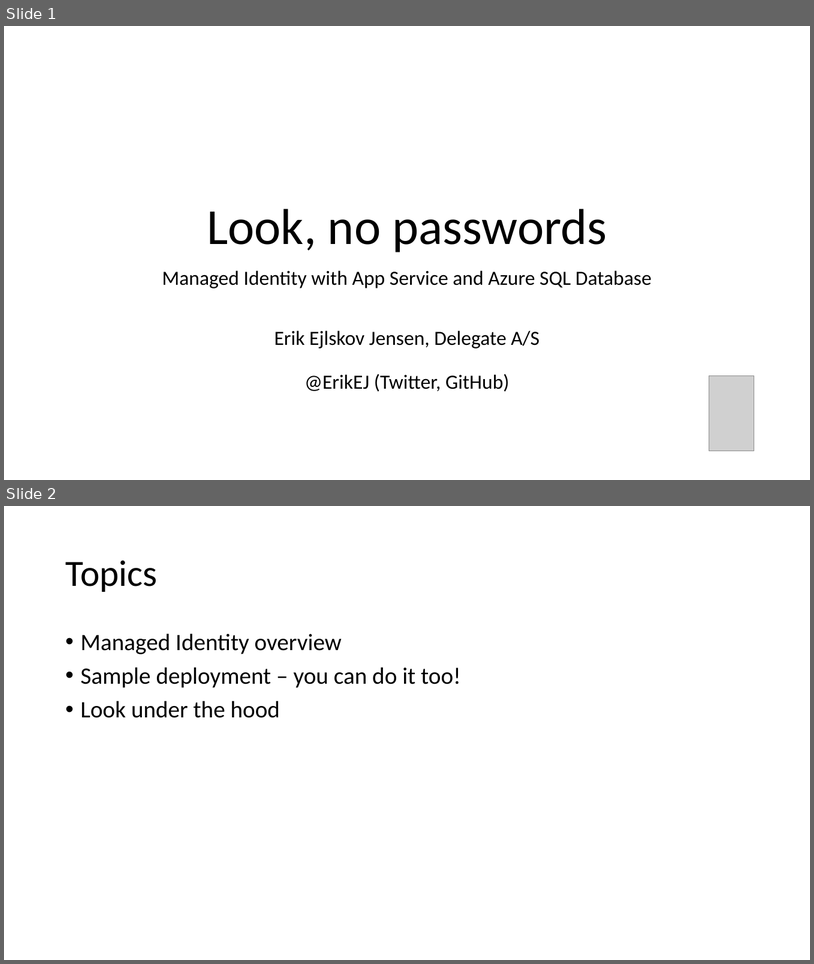
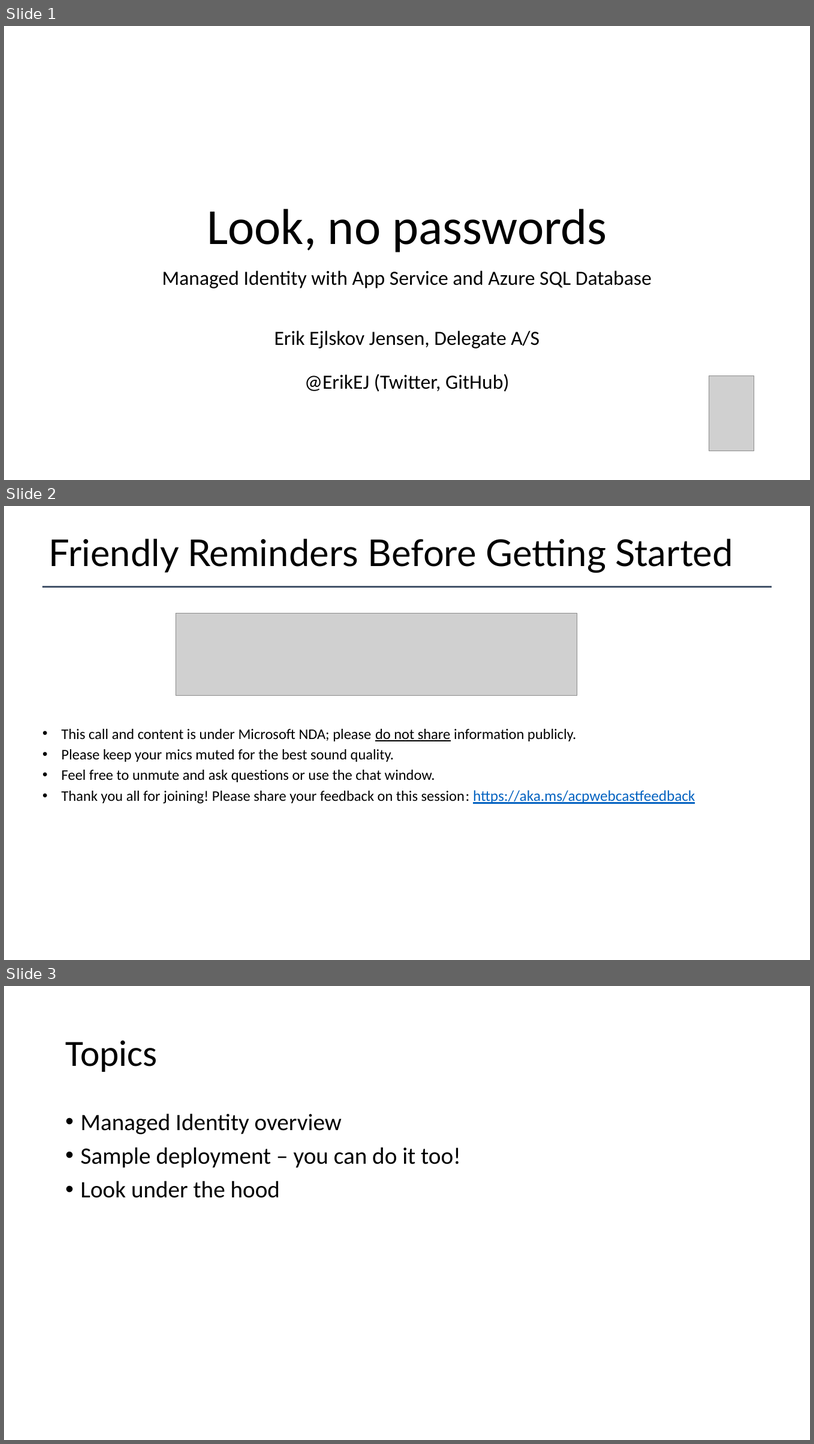
Before and after one commit to ErikEJ/CloudBurstDemo, a slide deck: ManagedIdentity.pptx. Shown one above the other, each under a label of ours: slides 1 and 2 before the commit, slides 1, 2 and 3 after it. The pictures are 814x964 and 814x1444 pixels, drawn with LibreOffice and Linux fonts; fonts in the diff are those of the drawing; grey boxes stand for pictures. Boxes give left, top, right and bottom in pixels: in the first picture for what was removed or moved away, otherwise in the second. Text is boxed around its words. In the diff, an @@ line names an element or a change of style, - is before the commit and + after.

Commit message:
Add NDA

```diff
--- a/ManagedIdentity.pptx
+++ b/ManagedIdentity.pptx
@@ slide 2 added at <box>4,506,810,960</box>, background #FFFFFF @@
@@ title added at <box>49,538,734,573</box>, 44 pt, text #000000 @@
+Friendly Reminders Before Getting Started
@@ line added from (43, 586) to (772, 586), #44546A 2 pt @@
@@ picture added at <box>176,613,578,696</box> @@
@@ text added at <box>62,729,695,804</box>, 17.5 pt, text #000000 @@
+• This call and content is under Microsoft NDA; please do not share information publicly.
+• Please keep your mics muted for the best sound quality.
+• Feel free to unmute and ask questions or use the chat window.
+• Thank you all for joining! Please share your feedback on this session: https://aka.ms/acpwebcastfeedback
@@ what was slide 2 is now slide 3 @@
```
